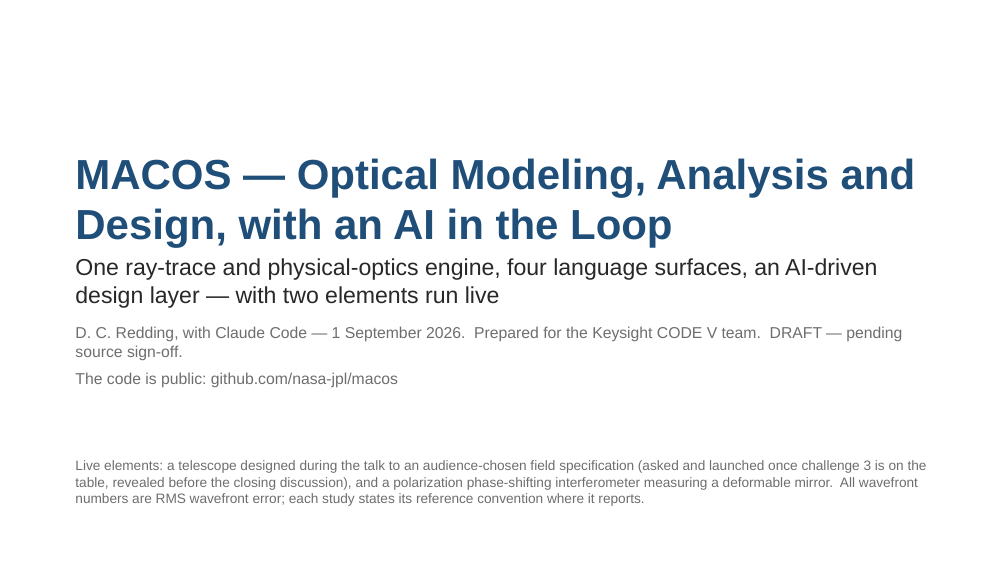
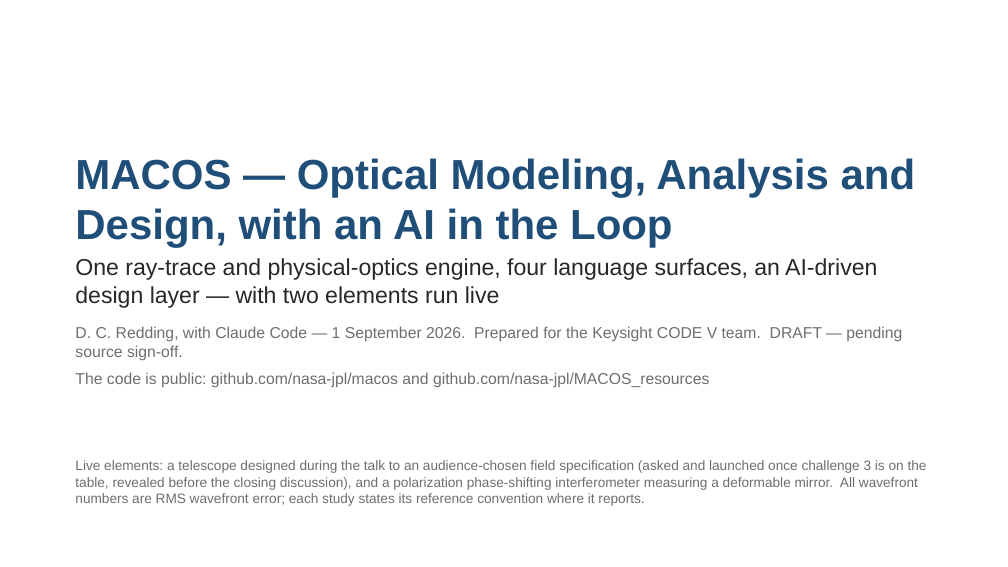
Before and after one commit to nasa-jpl/macos, a slide deck: slide 1 of demo_session/deck_keysight.pptx. Drawn at 1008x567 pixels with LibreOffice and Linux fonts; fonts in the diff are those of the drawing. Boxes give left, top, right and bottom in pixels: in the first picture for what was removed or moved away, otherwise in the second. Text is boxed around its words. In the diff, an @@ line names an element or a change of style, - is before the commit and + after.

```diff
--- a/demo_session/deck_keysight.pptx
+++ b/demo_session/deck_keysight.pptx
@@ text at [75, 372, 709, 387]: text changed @@
-The code is public: github.com/nasa-jpl/macos
+The code is public: github.com/nasa-jpl/macos and github.com/nasa-jpl/MACOS_resources
```
Also in this commit, not shown: 9 other slides changed, 3 other files.
